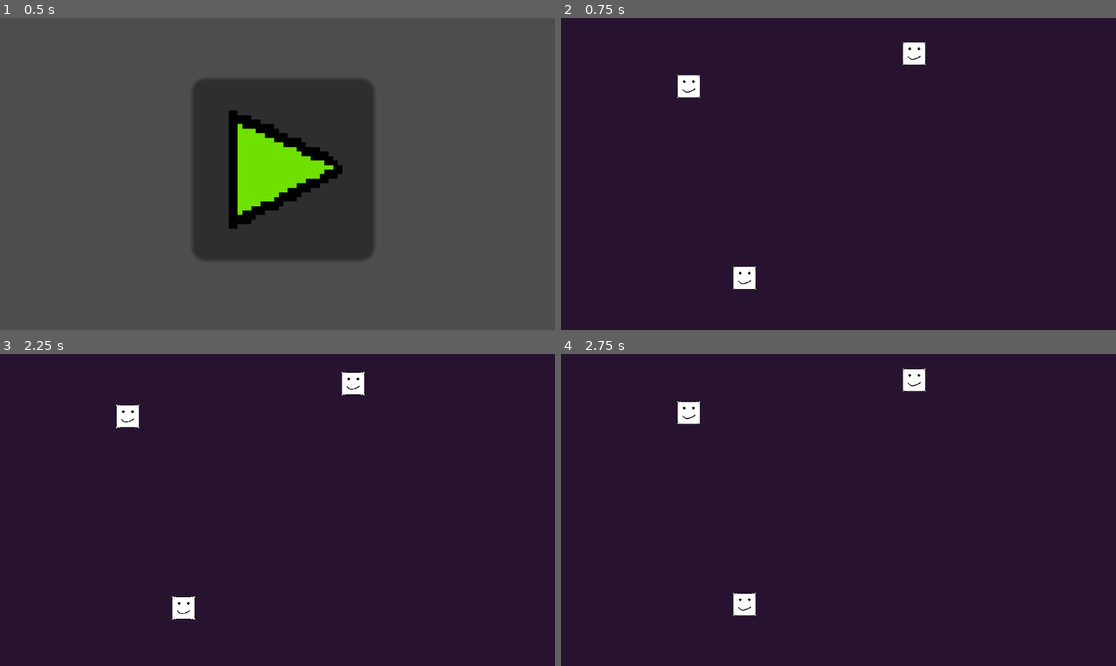
Above: before the commit, frames 1-4 (two rows, left to right).
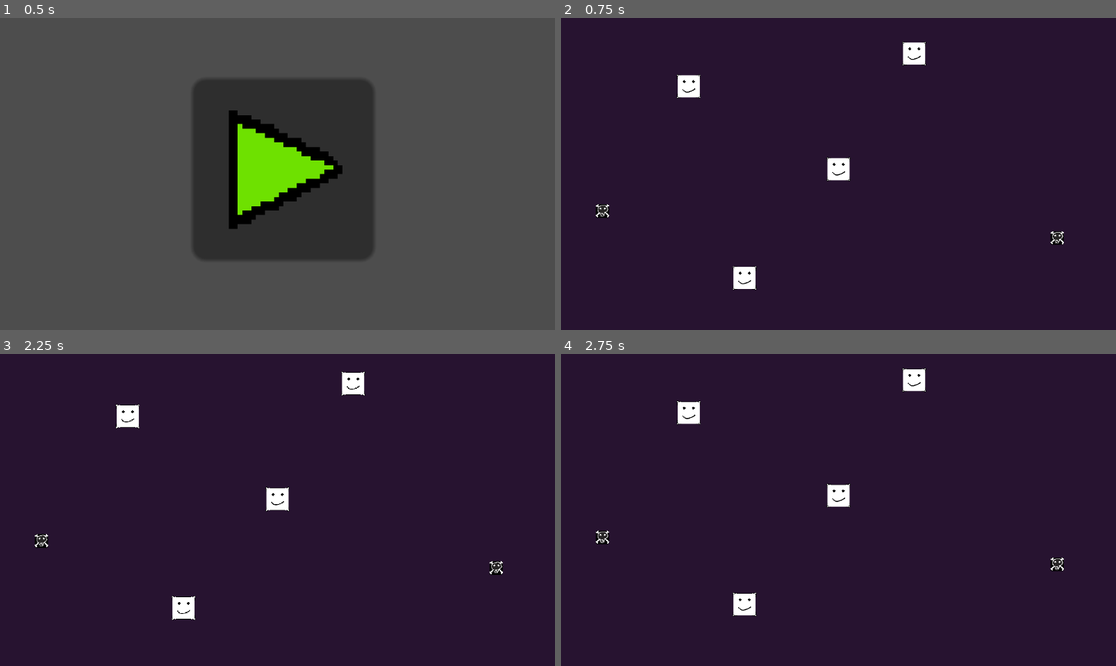
Above: after the commit, the same moments.

Repository: johannfh/RiftStrike
Game: Godot game, scene res://Scenes/TitleScreen/TitleScreen.tscn
The game is run twice, just before and just after one commit, with the same random seed, the same clock (stepped at 60 frames per second) and the same inputs.
Inputs (mouse positions are in pixels of both pictures, inside the frame that each line leads up to):
- Up to frame 1 (0.5 s): no input
- Up to frame 2 (0.75 s): click (844, 170) at 0.5 s
- Up to frame 3 (2.25 s): tap Enter at 1.25 s; move the mouse to (399, 494) at 1.27 s; right-click (399, 494) at 1.35 s; tap Space at 2 s; move the mouse to (166, 525) at 2.02 s; tap S (camera_down) at 2.1 s
- Up to frame 4 (2.75 s): right-click (727, 525) at 2.3 s

Frame 1 is identical in both runs. In frame 2, 0.5% of the frame differs, in the area x 6-91%, y 44-73%; in frame 3, 0.5%; in frame 4, 0.5%.

Commit message:
command type matching kinda working

Diff:
--- /dev/null
+++ b/Scenes/Components/CommandsComponent.gd
@@ -0,0 +1,13 @@
+class_name CommandsComponent extends Node
+
+var commands: Array[Command] = []
+@export var supported: Array[CommandTypes] = []
+
+enum CommandTypes {
+	Movement,
+	Attack,
+	Stop,
+	Cloak,
+	Siege,
+	Unsiege,
+}
--- /dev/null
+++ b/Scenes/Components/commands_component.tscn
@@ -0,0 +1,6 @@
+[gd_scene load_steps=2 format=3 uid="uid://dvtwi7txgg32b"]
+
+[ext_resource type="Script" path="res://Scenes/Components/CommandsComponent.gd" id="1_ee8dm"]
+
+[node name="CommandsComponent" type="Node"]
+script = ExtResource("1_ee8dm")
--- a/Scenes/World/World.tscn
+++ b/Scenes/World/World.tscn
@@ -1,10 +1,13 @@
-[gd_scene load_steps=10 format=4 uid="uid://depbhjumchk3u"]
+[gd_scene load_steps=13 format=4 uid="uid://depbhjumchk3u"]
 
-[ext_resource type="Script" path="res://Scenes/World/world.gd" id="1_1lukw"]
-[ext_resource type="Script" path="res://Scenes/World/camera.gd" id="2_12qvs"]
-[ext_resource type="PackedScene" uid="uid://co4pw8dai8qxw" path="res://Scenes/selection_box.tscn" id="3_6byyk"]
-[ext_resource type="Texture2D" uid="uid://cwhrjoovspe02" path="res://Assets/FloorTileset.png" id="4_w6h1m"]
-[ext_resource type="PackedScene" uid="uid://c236q0rc37124" path="res://Units/Sniper/sniper.tscn" id="5_qstmr"]
+[ext_resource type="Script" path="res://Scenes/World/World.gd" id="1_qnuxs"]
+[ext_resource type="PackedScene" uid="uid://co4pw8dai8qxw" path="res://Scenes/selection_box.tscn" id="2_ru5dn"]
+[ext_resource type="Script" path="res://Scenes/World/Camera.gd" id="3_g7nkv"]
+[ext_resource type="Texture2D" uid="uid://cwhrjoovspe02" path="res://Assets/FloorTileset.png" id="4_qgvrg"]
+[ext_resource type="PackedScene" uid="uid://dqx7n6evvuqvi" path="res://Scenes/unit_control.tscn" id="5_akogp"]
+[ext_resource type="Script" path="res://Scripts/UnitManager.gd" id="5_o4w5k"]
+[ext_resource type="PackedScene" uid="uid://c236q0rc37124" path="res://Units/Sniper/sniper.tscn" id="6_yhjsm"]
+[ext_resource type="PackedScene" uid="uid://kvmvnuy6t4wf" path="res://Units/Tank/tank.tscn" id="8_o833u"]
 
 [sub_resource type="NavigationPolygon" id="NavigationPolygon_x246n"]
 vertices = PackedVector2Array(64, -16, 0, 16, -64, -16, 0, -48)
@@ -34,19 +37,19 @@
 sources/3 = SubResource("TileSetAtlasSource_eqg3l")
 
 [node name="World" type="Node2D"]
-script = ExtResource("1_1lukw")
+script = ExtResource("1_qnuxs")
 
 [node name="GlobalIllumination" type="DirectionalLight2D" parent="."]
 position = Vector2(369, -339)
 rotation = 1.0513
 shadow_enabled = true
 
-[node name="SelectionBox" parent="." instance=ExtResource("3_6byyk")]
+[node name="SelectionBox" parent="." instance=ExtResource("2_ru5dn")]
 
 [node name="Camera" type="Camera2D" parent="."]
 position_smoothing_enabled = true
 position_smoothing_speed = 10.0
-script = ExtResource("2_12qvs")
+script = ExtResource("3_g7nkv")
 camera_move_speed = 300
 zoom_sensitivity = 0.1
 
@@ -59,16 +62,26 @@
 tile_set = SubResource("TileSet_cbhpm")
 rendering_quadrant_size = 64
 
-[node name="Units" type="Node2D" parent="."]
+[node name="UnitControl" parent="." node_paths=PackedStringArray("unit_manager") instance=ExtResource("5_akogp")]
+unit_manager = NodePath("../UnitManager")
 
-[node name="Sniper" parent="Units" instance=ExtResource("5_qstmr")]
+[node name="UnitManager" type="Node" parent="."]
+script = ExtResource("5_o4w5k")
+
+[node name="Sniper" parent="UnitManager" instance=ExtResource("6_yhjsm")]
 position = Vector2(-311, -172)
 
-[node name="Sniper2" parent="Units" instance=ExtResource("5_qstmr")]
+[node name="Sniper2" parent="UnitManager" instance=ExtResource("6_yhjsm")]
 position = Vector2(-195, 226)
 
-[node name="Sniper3" parent="Units" instance=ExtResource("5_qstmr")]
+[node name="Sniper3" parent="UnitManager" instance=ExtResource("6_yhjsm")]
 position = Vector2(157, -240)
+
+[node name="Tank" parent="UnitManager" instance=ExtResource("8_o833u")]
+position = Vector2(454, 140)
+
+[node name="Tank2" parent="UnitManager" instance=ExtResource("8_o833u")]
+position = Vector2(-490, 84)
 
 [node name="Enemies" type="Node2D" parent="."]
 
--- a/Scenes/World/world.gd
+++ b/Scenes/World/world.gd
@@ -3,12 +3,21 @@
 const GAME_OVER = preload("res://Scenes/GameOver/GameOver.tscn")
 
 @onready var selection_box: SelectionBox = $SelectionBox
+@onready var unit_manager: UnitManager = $UnitManager
+@onready var unit_control: UnitControl = $UnitControl
+
 var hovering_selectables: Array[SelectableComponent] = []
 
+func _ready() -> void:
+	for i in range(3):
+		var sniper := UnitFactory.create_sniper()
+		unit_manager.add_unit(sniper)
+
 func _on_move_command(target: Vector2, append: bool) -> void:
+	return
 	print("move units to %v" % target)
 	var selected: Array[SelectableComponent]
-	var cmd = MovementCommand.new(target)
+	var cmd = GlobalMovementCommand.new(target)
 	selected.assign(Utils.get_selectables().filter(Utils.filter_selected))
 	for s in selected:
 		if append:
@@ -20,7 +29,7 @@
 func _process(_delta: float) -> void:
 	pass
 
-func _physics_process(delta: float) -> void:
+func _physics_process(_delta: float) -> void:
 	for s in Utils.get_selectables():
 		# deselect hovering
 		if s.state == Utils.SelectionState.Hovering:
--- /dev/null
+++ b/Scenes/unit_control.tscn
@@ -0,0 +1,12 @@
+[gd_scene load_steps=2 format=3 uid="uid://dqx7n6evvuqvi"]
+
+[ext_resource type="Script" path="res://Scripts/UnitControl.gd" id="1_dfk50"]
+
+[node name="UnitControl" type="Control"]
+layout_mode = 3
+anchors_preset = 0
+script = ExtResource("1_dfk50")
+
+[node name="Node" type="Node" parent="."]
+
+[connection signal="selection_changed" from="." to="." method="_on_selection_changed"]
--- a/Scripts/Commands/command.gd
+++ b/Scripts/Commands/command.gd
@@ -1,2 +1,4 @@
 class_name Command
 extends Object
+
+var type: CommandsComponent.CommandTypes
--- a/Scripts/Commands/movement_command.gd
+++ b/Scripts/Commands/movement_command.gd
@@ -1,10 +1,10 @@
-class_name MovementCommand
-extends Command
+class_name GlobalMovementCommand extends Command
 
 var target: Vector2
 
 func _init(_target: Vector2) -> void:
 	target = _target
+	type = CommandsComponent.CommandTypes.Movement
 
 func _to_string() -> String:
-	return "MovementCommand"
+	return "GlobalMovementCommand"
--- /dev/null
+++ b/Scripts/Unit.gd
@@ -0,0 +1,8 @@
+class_name Unit extends Node2D
+
+var commands: Array[Command]
+var selectable_component: SelectableComponent
+var commands_component: CommandsComponent
+
+func is_selected() -> bool:
+	return selectable_component.state == Utils.SelectionState.Selected
--- /dev/null
+++ b/Scripts/UnitControl.gd
@@ -0,0 +1,80 @@
+class_name UnitControl extends Control
+
+@export var unit_manager: UnitManager
+var commands: Dictionary = {}
+
+signal selection_changed
+
+# Marine:
+#	Move m
+#	Attack a
+#	Stop s
+#	Stim t
+
+# Sniper:
+#	Move m
+#	Attack
+#	Stop s
+#	Snipe q
+#	Cloak c
+
+# Tank:
+#	Move m
+#	Attack a
+#	Stop s
+#	ToggleSiege q
+#	Cloak c
+
+# [Marine, Marine, Sniper, Tank, Tank]
+
+# Scenario 1:
+# user input: press "m"
+# -> for each unit supporting "m"
+# -> execute command mapping to "m"
+
+func _process(delta: float) -> void:
+	# Move Command trigger
+	if Input.is_action_just_pressed("right_click"):
+		var cmd := GlobalMovementCommand.new(Vector2.ZERO)
+		var units: Array[Unit] = unit_manager.get_units() \
+			# filter selected units
+			.filter(func(u: Unit): return u.is_selected()) \
+			# filter units supporting the command
+			.filter(func(u: Unit): return cmd.type in u.commands_component.supported)
+
+		print("move %d units" % len(units))
+
+		# TODO: only on matching unit context or global command
+
+		for u in units:
+			u.commands.append(cmd)
+
+func create_input_dict() -> Dictionary:
+	var dict: Dictionary = {}
+
+	var units := unit_manager.get_units()
+	var u_map := Utils.units_by_type(units)
+
+	return u_map
+
+# marine a -> attack
+# 	then attack per marine
+# sniper q -> snipecmd
+# marine q -> stim
+
+
+func execute_command(cmd: Command) -> void:
+	var name := Utils.get_typename(cmd)
+	for unit in unit_manager.get_units():
+		# TODO: filter only selected units
+		if name in unit.supported_commands:
+			unit.commands.append(cmd)
+			pass
+
+
+func _on_selection_changed() -> void:
+	pass
+	# recalculate input mappings
+	var mapping: Dictionary = {
+		"GlobalMovementCommand": 1
+	}
--- /dev/null
+++ b/Scripts/UnitFactory.gd
@@ -0,0 +1,6 @@
+extends Node
+
+const SNIPER = preload("res://Units/Sniper/sniper.tscn")
+
+func create_sniper() -> Sniper:
+	return SNIPER.instantiate() as Sniper
--- /dev/null
+++ b/Scripts/UnitManager.gd
@@ -0,0 +1,10 @@
+class_name UnitManager extends Node
+
+func add_unit(u: Unit) -> void:
+	add_child(u)
+	# connect commands to unit (e.g. bind command key to unit.execute)
+
+func get_units() -> Array[Unit]:
+	var units: Array[Unit]
+	units.assign(get_children())
+	return units
--- a/Scripts/Utils.gd
+++ b/Scripts/Utils.gd
@@ -6,10 +6,24 @@
 	Selected,
 }
 
+func get_typename(obj: Object) -> String:
+	return obj.get_script().resource_path.get_file().get_basename()
+
 func get_units() -> Array[Node2D]:
 	var units: Array[Node2D]
 	units.assign(get_tree().get_nodes_in_group("units"))
 	return units
+
+func units_by_type(units: Array[Unit]) -> Dictionary:
+	var types: Dictionary = {}
+
+	for u in units:
+		var t := get_typename(u)
+		if not types.has(t):
+			types[t] = []
+		types[t].append(u)
+
+	return types
 
 func get_selectables() -> Array[SelectableComponent]:
 	var selectable_components: Array[SelectableComponent]
--- /dev/null
+++ b/Units/Melee/Melee.gd
@@ -0,0 +1,4 @@
+class_name Melee extends Unit
+
+func _ready() -> void:
+	supported_commands = ["MovementCommand", "AttackCommand"]
--- a/Units/Sniper/Sniper.gd
+++ b/Units/Sniper/Sniper.gd
@@ -1,6 +1,5 @@
-class_name Sniper extends Node2D
+class_name Sniper extends Unit
 
-@onready var selectable_component: SelectableComponent = $SelectableComponent
 @onready var sprite: Sprite2D = $Sprite2D
 @onready var pathfind_component: PathfindComponent = $PathfindComponent
 
@@ -9,6 +8,8 @@
 
 func _ready() -> void:
 	print("Im at %v (%v)" % [position, global_position])
+	selectable_component = $SelectableComponent
+	commands_component = $CommandsComponent
 
 func _process(_delta: float) -> void:
 	panel_hovering.visible = \
@@ -23,7 +24,7 @@
 		cmd = commands[0]
 
 	if cmd:
-		if cmd is MovementCommand:
+		if cmd is GlobalMovementCommand:
 			if not pathfind_component.is_path_target(cmd.target):
 				pathfind_component.make_path(cmd.target)
 			if pathfind_component.is_target_reached():
--- a/Units/Sniper/sniper.tscn
+++ b/Units/Sniper/sniper.tscn
@@ -1,9 +1,10 @@
-[gd_scene load_steps=12 format=3 uid="uid://c236q0rc37124"]
+[gd_scene load_steps=13 format=3 uid="uid://c236q0rc37124"]
 
 [ext_resource type="Script" path="res://Units/Sniper/Sniper.gd" id="1_msh00"]
 [ext_resource type="PackedScene" uid="uid://dexbgihkuueft" path="res://Scenes/Components/hitbox_component.tscn" id="2_1u4k4"]
 [ext_resource type="Texture2D" uid="uid://du4ayhs7jabx7" path="res://Assets/SmileyHappy.png" id="2_d8udp"]
 [ext_resource type="StyleBox" uid="uid://b3iiicrirjigk" path="res://Assets/Styles/unit_hovering.tres" id="2_q71rg"]
+[ext_resource type="PackedScene" uid="uid://dvtwi7txgg32b" path="res://Scenes/Components/commands_component.tscn" id="2_qrq3p"]
 [ext_resource type="PackedScene" uid="uid://cvljta2rymgto" path="res://Scenes/Components/selectable_component.tscn" id="2_yssty"]
 [ext_resource type="StyleBox" uid="uid://dhr4wcoll1lqo" path="res://Assets/Styles/unit_selected.tres" id="3_u06ye"]
 [ext_resource type="PackedScene" uid="uid://bbe3ucwdqcmgu" path="res://Scenes/Components/health_component.tscn" id="7_87nkl"]
@@ -17,6 +18,9 @@
 
 [node name="Sniper" type="Node2D"]
 script = ExtResource("1_msh00")
+
+[node name="CommandsComponent" parent="." instance=ExtResource("2_qrq3p")]
+supported = Array[int]([0, 1, 2, 3])
 
 [node name="HitboxComponent" parent="." instance=ExtResource("2_1u4k4")]
 
--- /dev/null
+++ b/Units/Tank/Tank.gd
@@ -0,0 +1,5 @@
+class_name Tank extends Unit
+
+func _ready() -> void:
+	selectable_component = $SelectableComponent
+	commands_component = $CommandsComponent
--- /dev/null
+++ b/Units/Tank/tank.tscn
@@ -0,0 +1,35 @@
+[gd_scene load_steps=8 format=3 uid="uid://kvmvnuy6t4wf"]
+
+[ext_resource type="Script" path="res://Units/Tank/Tank.gd" id="1_m5xo3"]
+[ext_resource type="PackedScene" uid="uid://dvtwi7txgg32b" path="res://Scenes/Components/commands_component.tscn" id="2_jwl36"]
+[ext_resource type="PackedScene" uid="uid://cvljta2rymgto" path="res://Scenes/Components/selectable_component.tscn" id="2_rj4bk"]
+[ext_resource type="PackedScene" uid="uid://dexbgihkuueft" path="res://Scenes/Components/hitbox_component.tscn" id="2_t3itr"]
+[ext_resource type="Texture2D" uid="uid://jtaykc128s2f" path="res://Assets/Skull.png" id="3_ai1no"]
+
+[sub_resource type="RectangleShape2D" id="RectangleShape2D_qw4wy"]
+size = Vector2(30, 34)
+
+[sub_resource type="RectangleShape2D" id="RectangleShape2D_rprms"]
+size = Vector2(44, 20)
+
+[node name="Tank" type="Node2D"]
+script = ExtResource("1_m5xo3")
+
+[node name="CommandsComponent" parent="." instance=ExtResource("2_jwl36")]
+supported = Array[int]([0, 1, 2, 4, 5])
+
+[node name="SelectableComponent" parent="." instance=ExtResource("2_rj4bk")]
+
+[node name="CollisionShape2D" type="CollisionShape2D" parent="SelectableComponent"]
+position = Vector2(0, -7)
+shape = SubResource("RectangleShape2D_qw4wy")
+
+[node name="HitboxComponent" parent="." instance=ExtResource("2_t3itr")]
+
+[node name="CollisionShape2D" type="CollisionShape2D" parent="HitboxComponent"]
+shape = SubResource("RectangleShape2D_rprms")
+
+[node name="Sprite2D" type="Sprite2D" parent="."]
+position = Vector2(0, -7)
+scale = Vector2(0.447007, 0.447007)
+texture = ExtResource("3_ai1no")
--- a/project.godot
+++ b/project.godot
@@ -18,6 +18,7 @@
 [autoload]
 
 Utils="*res://Scripts/Utils.gd"
+UnitFactory="*res://Scripts/UnitFactory.gd"
 
 [global_group]
 
Not shown: 1 places in Scenes/World/World.tscn that only renumber resources
